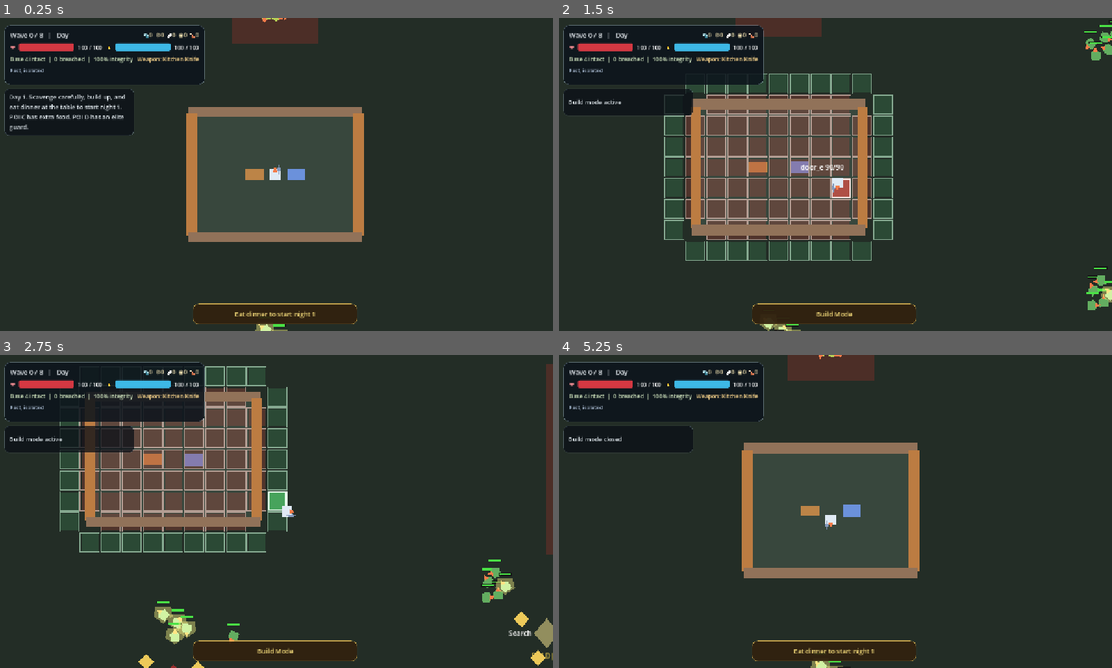
Above: before the commit, frames 1-4 (two rows, left to right).
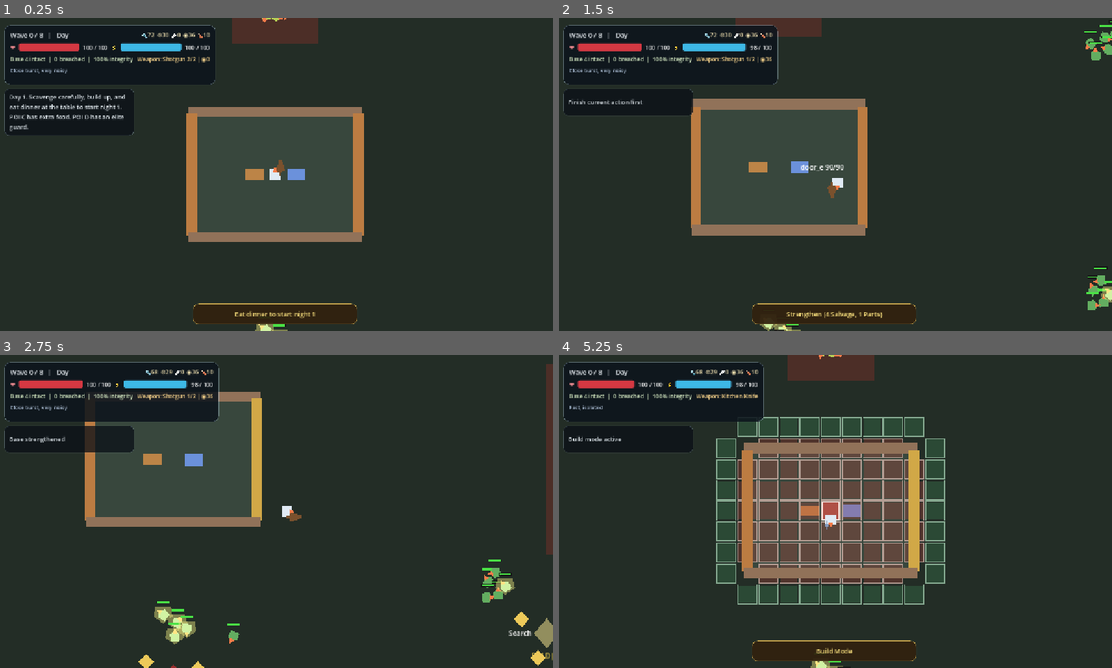
Above: after the commit, the same moments.

Repository: fb-retired-eng/home-survival
Game: Godot game, scene res://scenes/main/Game.tscn
The game is run twice, just before and just after one commit, with the same random seed, the same clock (stepped at 60 frames per second) and the same inputs.
Inputs:
- Up to frame 1 (0.25 s): no input
- Up to frame 2 (1.5 s): tap Enter at 0.5 s; hold D (move_right) 0.53-1.28 s; tap Space (attack) at 0.6 s; hold S (move_down) from 1.28 s (still down); tap B (build_mode) at 1.35 s
- Up to frame 3 (2.75 s): release S (move_down) at 2.03 s; hold D (move_right) from 2.03 s (still down); tap E (interact) at 2.1 s
- Up to frame 4 (5.25 s): release D (move_right) at 2.78 s; hold W (move_up) 2.78-3.53 s; tap one key every 0.75 s from 2.85 s: X (switch_weapon) F (use_medicine) Space (attack) B (build_mode); hold A (move_left) 3.53-5.03 s; hold S (move_down) from 5.03 s (still down)

The runs differ from the first frame. In frame 1, 0.6% of the frame differs, in the area x 1-52%, y 2-51%; in frame 2, 17%; in frame 3, 15%; in frame 4, 18%, in the area x 8-70%, y 4-96%.

Commit message:
Refine construction grid schema

Diff:
--- a/scenes/main/Game.tscn
+++ b/scenes/main/Game.tscn
@@ -41,7 +41,7 @@
 exploration_enemy_scene = ExtResource("12_zombie_scene")
 perimeter_definition = ExtResource("13_perimeter")
 default_daily_elite_enemy = ExtResource("27_elite_spitter_enemy")
-enable_test_mode = false
+enable_test_mode = true
 test_mode_weapons = Array[Resource]([ExtResource("17_baseball_bat"), ExtResource("18_pistol"), ExtResource("19_shotgun")])
 roaming_early_enemies = Array[Resource]([ExtResource("16_basic_enemy"), ExtResource("23_runner_enemy")])
 roaming_mid_enemies = Array[Resource]([ExtResource("16_basic_enemy"), ExtResource("23_runner_enemy"), ExtResource("26_brute_enemy")])
@@ -83,7 +83,9 @@
 
 [node name="ConstructionGrid" parent="World" unique_id=1901099546 instance=ExtResource("29_construction_grid_scene")]
 position = Vector2(1088, 576)
-buildable_cells = PackedVector2Array(0, -1, 1, -1, 2, -1, 3, -1, 4, -1, 5, -1, 6, -1, 7, -1, 8, -1, 0, 7, 1, 7, 2, 7, 3, 7, 4, 7, 5, 7, 6, 7, 7, 7, 8, 7, -1, 0, -1, 1, -1, 2, -1, 3, -1, 4, -1, 5, -1, 6, 9, 0, 9, 1, 9, 2, 9, 3, 9, 4, 9, 5, 9, 6)
+grid_min_cell = Vector2i(-22, -11)
+grid_max_cell = Vector2i(30, 18)
+tactical_cells = PackedVector2Array(0, -1, 1, -1, 2, -1, 3, -1, 4, -1, 5, -1, 6, -1, 7, -1, 8, -1, 0, 7, 1, 7, 2, 7, 3, 7, 4, 7, 5, 7, 6, 7, 7, 7, 8, 7, -1, 0, -1, 1, -1, 2, -1, 3, -1, 4, -1, 5, -1, 6, 9, 0, 9, 1, 9, 2, 9, 3, 9, 4, 9, 5, 9, 6)
 reserved_cells = PackedVector2Array(1, 0, 2, 0, 3, 0, 4, 0, 5, 0, 6, 0, 7, 0, 1, 1, 2, 1, 3, 1, 4, 1, 5, 1, 6, 1, 7, 1, …(270 unchanged characters)…
 
 [node name="NorthLane" type="Polygon2D" parent="World" unique_id=348883657]
--- a/scripts/data/placeable_profile.gd
+++ b/scripts/data/placeable_profile.gd
@@ -4,6 +4,7 @@
 @export var placeable_id: StringName = &"placeable"
 @export var display_name: String = "Placeable"
 @export_enum("barrier", "trap", "utility", "turret") var category: String = "barrier"
+@export_enum("tactical", "utility", "structural") var placement_layer: String = "tactical"
 @export var footprint_cells: PackedVector2Array = PackedVector2Array([Vector2.ZERO])
 @export var build_cost: Dictionary = {}
 @export var repair_cost: Dictionary = {}
@@ -33,6 +34,8 @@
 		return false
 	if category != "barrier" and category != "trap" and category != "utility" and category != "turret":
 		return false
+	if placement_layer != "tactical" and placement_layer != "utility" and placement_layer != "structural":
+		return false
 	if max_hp <= 0:
 		return false
 	if burst_count <= 0:
--- a/scripts/debug/construction_grid_probe.gd
+++ b/scripts/debug/construction_grid_probe.gd
@@ -49,8 +49,19 @@
 	print("construction_grid_probe_active=%s" % str(player.is_build_mode_active()))
 	print("construction_grid_probe_preview_visible=%s" % str(grid.preview.visible))
 	print("construction_grid_probe_reserved_reason=%s" % grid.get_preview_reason())
+	print("construction_grid_probe_sleep_occupied=%s" % str(grid.is_cell_occupied(Vector2i(5, 3))))
+	print("construction_grid_probe_table_occupied=%s" % str(grid.is_cell_occupied(Vector2i(3, 3))))
+	print("construction_grid_probe_wall_n_occupied=%s" % str(grid.is_cell_occupied(Vector2i(4, 0))))
+	print("construction_grid_probe_door_w_occupied=%s" % str(grid.is_cell_occupied(Vector2i(0, 3))))
 
-	player.global_position = grid.to_global(Vector2(12.0 * grid.cell_size.x, 12.0 * grid.cell_size.y))
+	player.global_position = grid.to_global(Vector2(-20.0 * grid.cell_size.x, -10.0 * grid.cell_size.y))
+	await _wait_frames()
+
+	print("construction_grid_probe_map_in_bounds=%s" % str(grid.is_cell_in_bounds(grid.get_preview_cell())))
+	print("construction_grid_probe_map_blocked_reason=%s" % grid.get_preview_reason())
+	print("construction_grid_probe_map_blocked_cell=%s" % str(grid.get_preview_cell()))
+
+	player.global_position = grid.to_global(Vector2(40.0 * grid.cell_size.x, 40.0 * grid.cell_size.y))
 	await _wait_frames()
 
 	print("construction_grid_probe_offgrid_reason=%s" % grid.get_preview_reason())
@@ -61,6 +72,17 @@
 
 	print("construction_grid_probe_valid_reason=%s" % grid.get_preview_reason())
 	print("construction_grid_probe_valid_cell=%s" % str(grid.get_preview_cell()))
+	print("construction_grid_probe_valid_tactical=%s" % str(grid.is_cell_tactical(grid.get_preview_cell())))
+
+	var wall_n = _find_defense_socket(game, &"wall_n")
+	if wall_n == null:
+		push_error("wall_n defense socket not found")
+		quit(1)
+		return
+	wall_n.take_damage(10000)
+	await _wait_frames()
+	print("construction_grid_probe_wall_n_breached=%s" % str(wall_n.is_breached()))
+	print("construction_grid_probe_wall_n_cleared=%s" % str(not grid.is_cell_occupied(Vector2i(4, 0))))
 
 	await _toggle_build_mode()
 	await _wait_frames()
@@ -93,3 +115,12 @@
 	await _wait_frames()
 	print("construction_grid_probe_night_blocked=%s" % str(not player.is_build_mode_active()))
 	quit()
+
+
+func _find_defense_socket(game, socket_id: StringName):
+	for socket in game.defense_sockets.get_children():
+		if not is_instance_valid(socket):
+			continue
+		if StringName(socket.socket_id) == socket_id:
+			return socket
+	return null
--- a/scripts/main/game.gd
+++ b/scripts/main/game.gd
@@ -62,6 +62,7 @@
 func _ready() -> void:
 	randomize()
 	_build_defense_sockets()
+	_register_fixed_grid_footprints()
 	_validate_exploration_spawn_points()
 	_validate_roaming_spawn_zones()
 	_cache_poi_visuals()
@@ -388,9 +389,10 @@
 		pickup.queue_free()
 	player.reset_for_new_run()
 	_apply_test_mode_loadout()
-	for socket in get_tree().get_nodes_in_group("defense_sockets"):
+	for socket in defense_sockets.get_children():
 		if socket.has_method("reset_for_new_run"):
 			socket.reset_for_new_run()
+	_register_fixed_grid_footprints()
 	for node in get_tree().get_nodes_in_group("scavenge_nodes"):
 		if node.has_method("reset_for_new_run"):
 			node.reset_for_new_run()
@@ -413,6 +415,45 @@
 		player.add_resource("bullets", test_mode_bullets, false)
 	if test_mode_food > 0:
 		player.add_resource("food", test_mode_food, false)
+
+
+func _register_fixed_grid_footprints() -> void:
+	if construction_grid == null:
+		return
+
+	construction_grid.clear_runtime_occupancy()
+	_register_fixed_grid_rect(sleep_point, _get_area_shape_size(sleep_point), &"sleep_point")
+	_register_fixed_grid_rect(food_table, _get_area_shape_size(food_table), &"food_table")
+
+	for socket in defense_sockets.get_children():
+		if socket == null or not is_instance_valid(socket):
+			continue
+		if socket.has_method("is_breached") and socket.is_breached():
+			continue
+		_register_fixed_grid_rect(socket, socket.socket_size, StringName(socket.socket_id))
+
+
+func _register_fixed_grid_rect(node: Node2D, rect_size: Vector2, occupant_id: StringName) -> void:
+	if node == null or not is_instance_valid(node):
+		return
+	if rect_size.x <= 0.0 or rect_size.y <= 0.0:
+		return
+	construction_grid.register_occupied_cells(
+		construction_grid.get_cells_for_world_rect(node.global_position, rect_size),
+		occupant_id
+	)
+
+
+func _get_area_shape_size(area: Area2D) -> Vector2:
+	if area == null or not is_instance_valid(area):
+		return Vector2.ZERO
+	var shape_node := area.get_node_or_null("CollisionShape2D") as CollisionShape2D
+	if shape_node == null:
+		return Vector2.ZERO
+	var rectangle := shape_node.shape as RectangleShape2D
+	if rectangle == null:
+		return Vector2.ZERO
+	return rectangle.size
 
 
 func _on_player_weapon_noise_emitted(source_position: Vector2, noise_radius: float, noise_alert_budget: float, _weapon_id: StringName) -> void:
@@ -1248,6 +1289,7 @@
 
 
 func _on_defense_socket_state_changed(_socket) -> void:
+	_register_fixed_grid_footprints()
 	_refresh_base_status()
 
 
--- a/scripts/world/construction_grid.gd
+++ b/scripts/world/construction_grid.gd
@@ -5,7 +5,9 @@
 const CELL_BORDER_INSET := 2.0
 
 @export var cell_size: Vector2 = Vector2(48.0, 48.0)
-@export var buildable_cells: PackedVector2Array = PackedVector2Array()
+@export var grid_min_cell: Vector2i = Vector2i.ZERO
+@export var grid_max_cell: Vector2i = Vector2i.ZERO
+@export var tactical_cells: PackedVector2Array = PackedVector2Array()
 @export var reserved_cells: PackedVector2Array = PackedVector2Array()
 
 var _build_mode_active: bool = false
@@ -56,7 +58,24 @@
 
 
 func is_cell_buildable(cell: Vector2i) -> bool:
-	return _has_cell(buildable_cells, cell)
+	return is_cell_tactical(cell)
+
+
+func is_cell_tactical(cell: Vector2i) -> bool:
+	if not is_cell_in_bounds(cell):
+		return false
+	if tactical_cells.is_empty():
+		return true
+	return _has_cell(tactical_cells, cell)
+
+
+func is_cell_in_bounds(cell: Vector2i) -> bool:
+	return (
+		cell.x >= grid_min_cell.x
+		and cell.x <= grid_max_cell.x
+		and cell.y >= grid_min_cell.y
+		and cell.y <= grid_max_cell.y
+	)
 
 
 func is_cell_reserved(cell: Vector2i) -> bool:
@@ -68,17 +87,65 @@
 
 
 func is_cell_valid_for_basic_placeable(cell: Vector2i) -> bool:
-	if not is_cell_buildable(cell):
+	return is_footprint_valid_for_basic_placeable(cell, PackedVector2Array([Vector2.ZERO]))
+
+
+func is_footprint_valid_for_basic_placeable(anchor_cell: Vector2i, footprint_offsets: PackedVector2Array) -> bool:
+	var footprint_cells := get_footprint_cells(anchor_cell, footprint_offsets)
+	if footprint_cells.is_empty():
 		return false
-	if is_cell_reserved(cell):
-		return false
-	if is_cell_occupied(cell):
-		return false
+	for cell in footprint_cells:
+		if not is_cell_tactical(cell):
+			return false
+		if is_cell_reserved(cell):
+			return false
+		if is_cell_occupied(cell):
+			return false
 	return true
 
 
-func _is_cell_previewable(cell: Vector2i) -> bool:
-	return is_cell_buildable(cell) or is_cell_reserved(cell)
+func get_cell_for_world_position(world_position: Vector2) -> Vector2i:
+	return _world_to_cell(to_local(world_position))
+
+
+func get_footprint_cells(anchor_cell: Vector2i, footprint_offsets: PackedVector2Array) -> Array[Vector2i]:
+	var cells: Array[Vector2i] = []
+	if footprint_offsets.is_empty():
+		return cells
+	for raw_offset in footprint_offsets:
+		cells.append(anchor_cell + Vector2i(roundi(raw_offset.x), roundi(raw_offset.y)))
+	return cells
+
+
+func get_cells_for_world_rect(world_position: Vector2, size: Vector2) -> Array[Vector2i]:
+	var local_center := to_local(world_position)
+	var half_size := size * 0.5
+	var min_cell := _world_to_cell(local_center - half_size)
+	var max_cell := _world_to_cell(local_center + half_size)
+	var cells: Array[Vector2i] = []
+	for x in range(min_cell.x, max_cell.x + 1):
+		for y in range(min_cell.y, max_cell.y + 1):
+			cells.append(Vector2i(x, y))
+	return cells
+
+
+func clear_runtime_occupancy() -> void:
+	_occupied_cells.clear()
+
+
+func register_occupied_cells(cells: Array[Vector2i], occupant_id: StringName) -> void:
+	for cell in cells:
+		if not is_cell_in_bounds(cell):
+			continue
+		_occupied_cells[cell] = occupant_id
+
+
+func register_occupied_footprint(anchor_cell: Vector2i, footprint_offsets: PackedVector2Array, occupant_id: StringName) -> void:
+	register_occupied_cells(get_footprint_cells(anchor_cell, footprint_offsets), occupant_id)
+
+
+func get_cell_occupant_id(cell: Vector2i) -> StringName:
+	return StringName(_occupied_cells.get(cell, StringName()))
 
 
 func _world_to_cell(local_position: Vector2) -> Vector2i:
@@ -120,13 +187,26 @@
 	for child in reserved_overlay.get_children():
 		child.queue_free()
 
-	for raw_cell in buildable_cells:
-		_add_overlay_cell(
-			buildable_overlay,
-			Vector2i(roundi(raw_cell.x), roundi(raw_cell.y)),
-			Color(0.26, 0.58, 0.36, 0.28),
-			Color(0.76, 0.96, 0.82, 0.62)
-		)
+	if tactical_cells.is_empty():
+		for x in range(grid_min_cell.x, grid_max_cell.x + 1):
+			for y in range(grid_min_cell.y, grid_max_cell.y + 1):
+				var cell := Vector2i(x, y)
+				if is_cell_reserved(cell):
+					continue
+				_add_overlay_cell(
+					buildable_overlay,
+					cell,
+					Color(0.26, 0.58, 0.36, 0.18),
+					Color(0.76, 0.96, 0.82, 0.42)
+				)
+	else:
+		for raw_cell in tactical_cells:
+			_add_overlay_cell(
+				buildable_overlay,
+				Vector2i(roundi(raw_cell.x), roundi(raw_cell.y)),
+				Color(0.26, 0.58, 0.36, 0.28),
+				Color(0.76, 0.96, 0.82, 0.62)
+			)
 	for raw_cell in reserved_cells:
 		_add_overlay_cell(
 			reserved_overlay,
